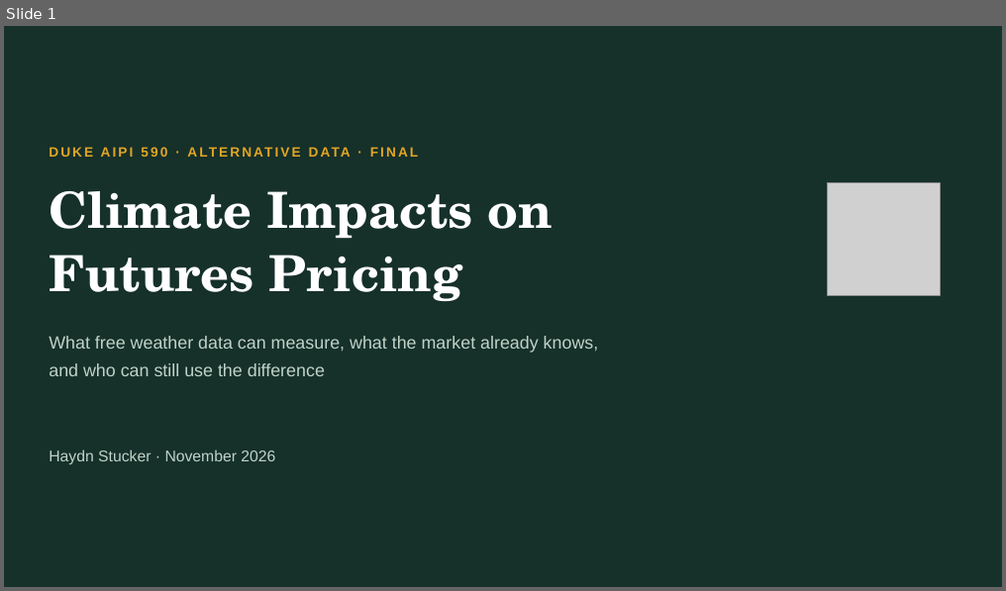
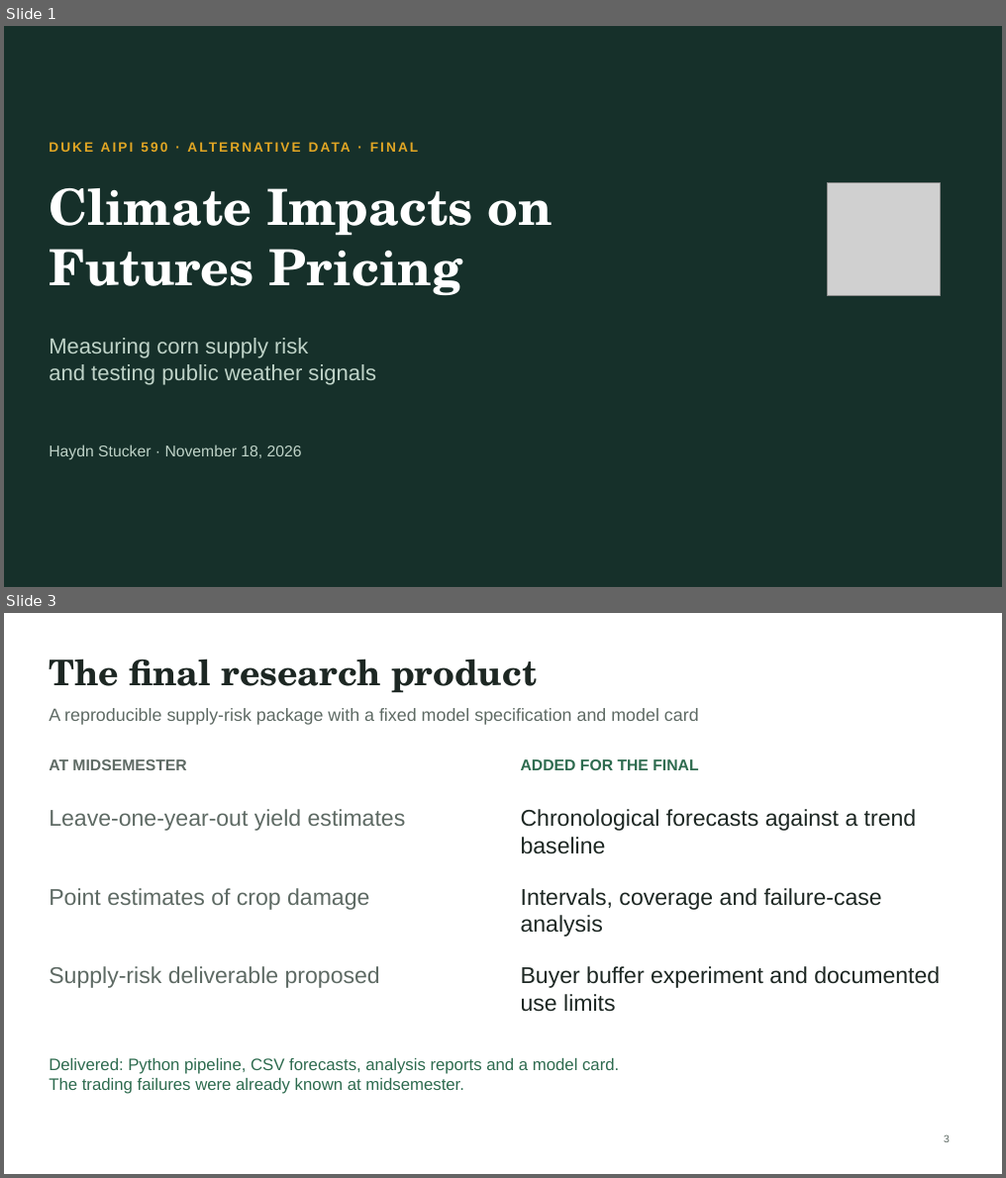
Before and after one commit to haydn-s/climate-futures-pricing, a slide deck: presentation/final/output/Final Presentation.pptx. Shown one above the other, each under a label of ours: slide 1 before the commit, slides 1 and 3 after it; the slides between them are not shown. The pictures are 1006x591 and 1006x1178 pixels, drawn with LibreOffice and Linux fonts; fonts in the diff are those of the drawing; grey boxes stand for pictures. Boxes give left, top, right and bottom in pixels: in the first picture for what was removed or moved away, otherwise in the second. Text is boxed around its words. In the diff, an @@ line names an element or a change of style, - is before the commit and + after.

```diff
--- a/presentation/final/output/Final Presentation.pptx
+++ b/presentation/final/output/Final Presentation.pptx
@@ slide 3 added at (4, 613, 1002, 1174), background #FFFFFF @@
@@ text added at (49, 659, 537, 693), 34 pt, text #1D2723, bold @@
+The final research product
@@ text added at (49, 708, 699, 725), 17 pt, text #5E6A64 @@
+A reproducible supply-risk package with a fixed model specification and model card
@@ text added at (49, 760, 186, 770), 15 pt, text #5E6A64, bold @@
+AT MIDSEMESTER
@@ text added at (521, 760, 698, 770), 15 pt, text #2E6B4F, bold @@
+ADDED FOR THE FINAL
@@ text added at (49, 809, 406, 831), 22 pt, text #5E6A64 @@
+Leave-one-year-out yield estimates
@@ text added at (521, 809, 917, 855), 22 pt, text #1D2723 @@
+Chronological forecasts against a trend baseline
@@ text added at (49, 888, 369, 910), 22 pt, text #5E6A64 @@
+Point estimates of crop damage
@@ text added at (521, 888, 882, 937), 22 pt, text #1D2723 @@
+Intervals, coverage and failure-case analysis
@@ text added at (49, 966, 380, 988), 22 pt, text #5E6A64 @@
+Supply-risk deliverable proposed
@@ text added at (521, 966, 940, 1012), 22 pt, text #1D2723 @@
+Buyer buffer experiment and documented use limits
@@ text added at (49, 1059, 619, 1094), 16 pt, text #2E6B4F @@
+Delivered: Python pipeline, CSV forecasts, analysis reports and a model card.
+The trading failures were already known at midsemester.
@@ page number added at (944, 1135, 949, 1143), 10 pt, text #5E6A64 @@
+3
@@ slide 1 changed as well @@
@@ text "DUKE AIPI 590 · ALTERNATIVE ..." at (49, 138, 723, 165): vertical alignment middle to top @@
@@ text "Climate Impacts on" at (49, 188, 551, 295): line spacing 1.05 to 1 @@
@@ text at (49, 338, 376, 385): text changed; size 17 to 21 pt @@
-What free weather data can measure, what the market already knows,
-and who can still use the difference
+Measuring corn supply risk
+and testing public weather signals
@@ text "Haydn Stucker · November 18, ..." at (49, 445, 302, 461): vertical alignment middle to top @@
@@ text at (49, 445, 302, 461): text changed @@
-Haydn Stucker · November 2026
+Haydn Stucker · November 18, 2026
```
Also in this commit, not shown: 10 other slides added, 8 slides removed, 6 other files.
